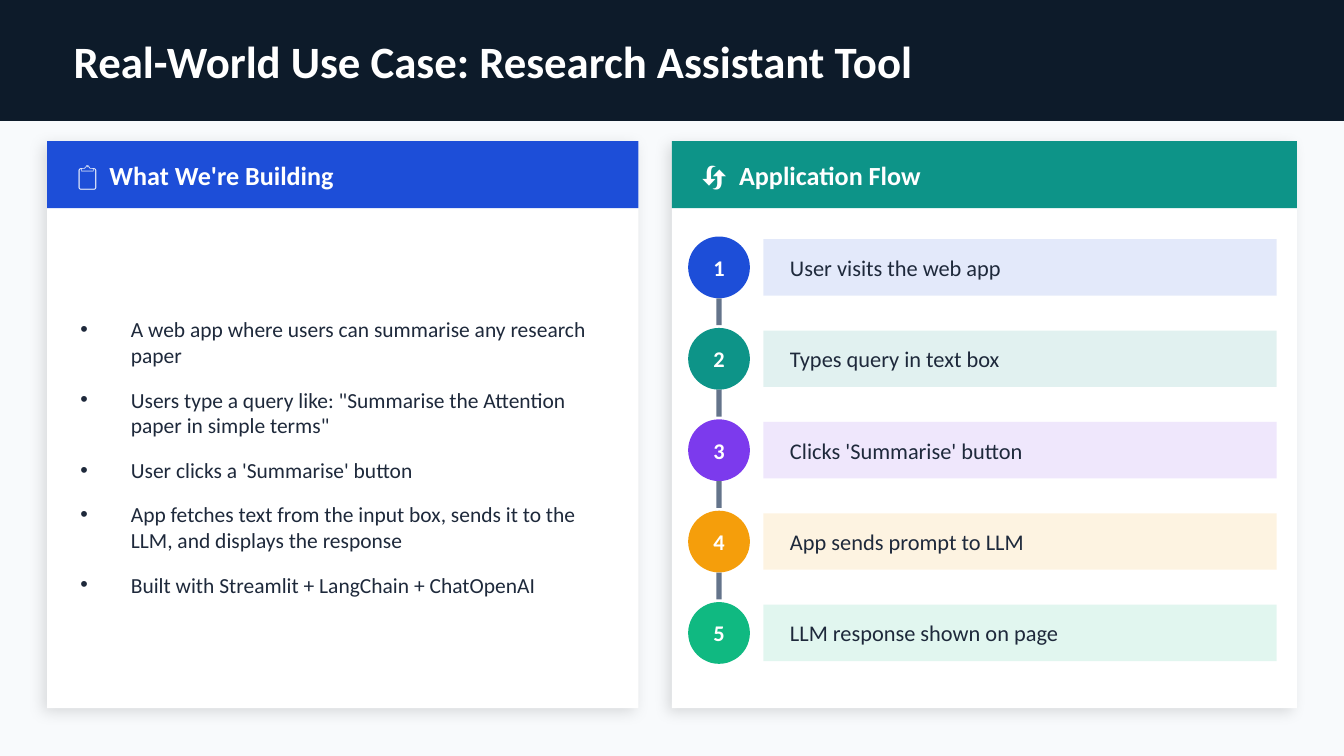
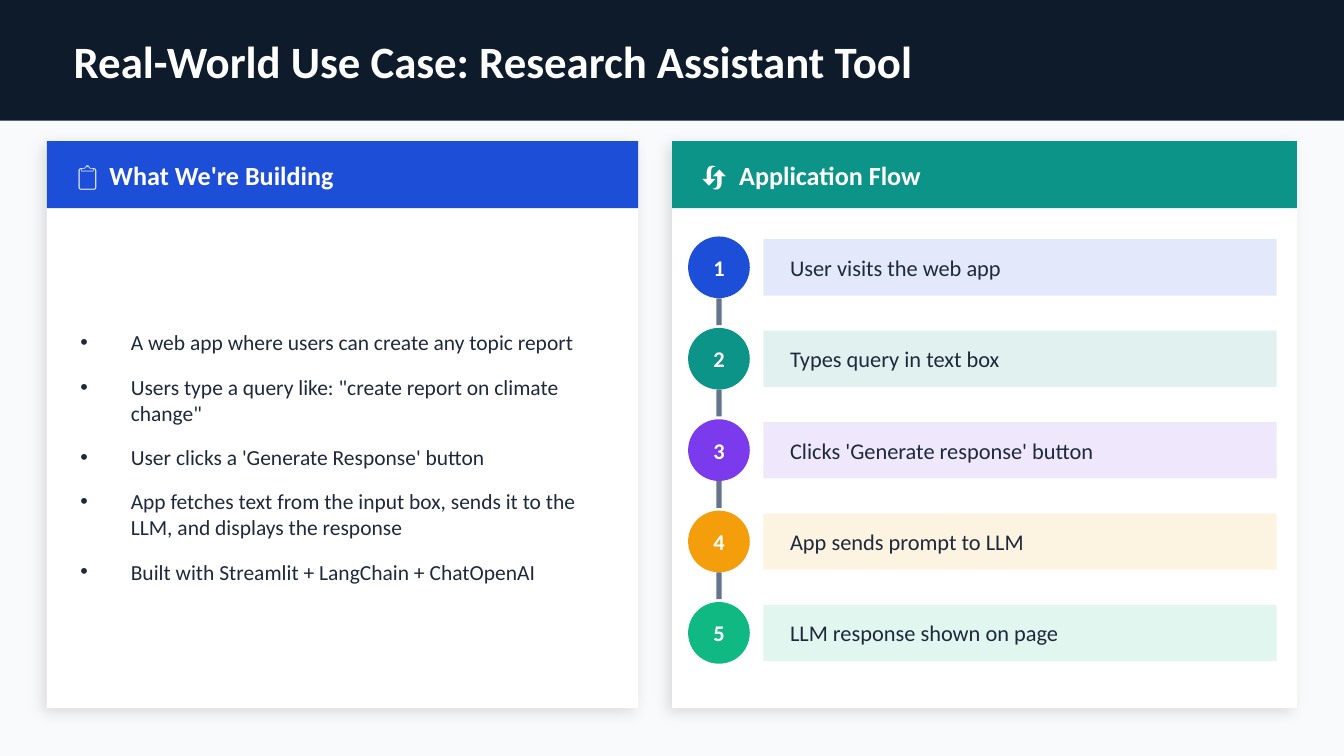
Before and after one commit to StartGenAI/Langchain_Topics, a slide deck: slide 8 of 03.Langchain_Prompt_Template/Deck1_Slides01-10_Temperature_Prompts_Basics.pptx. Drawn at 1344x756 pixels with LibreOffice and Linux fonts; fonts in the diff are those of the drawing. Boxes give left, top, right and bottom in pixels: in the first picture for what was removed or moved away, otherwise in the second. Text is boxed around its words. In the diff, an @@ line names an element or a change of style, - is before the commit and + after.

```diff
--- a/03.Langchain_Prompt_Template/Deck1_Slides01-10_Temperature_Prompts_Basics.pptx
+++ b/03.Langchain_Prompt_Template/Deck1_Slides01-10_Temperature_Prompts_Basics.pptx
@@ text at <box>131,335,573,469</box>: text changed @@
-• A web app where users can summarise any research paper
-• Users type a query like: "Summarise the Attention paper in simple terms"
-• User clicks a 'Summarise' button
+• A web app where users can create any topic report
+• Users type a query like: "create report on climate change"
+• User clicks a 'Generate Response' button
@@ text at <box>790,443,1093,463</box>: text changed @@
-Clicks 'Summarise' button
+Clicks 'Generate response' button
```
Also in this commit, not shown: 6 other slides changed, 8 other files.
